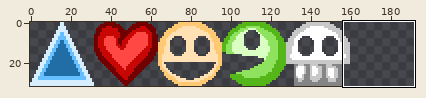
Sprite sheet -- assets/bitmaps/map_icons.png. The first picture is a wide view before the edit; the outline marks the close-up.
Close-up. Before the edit:
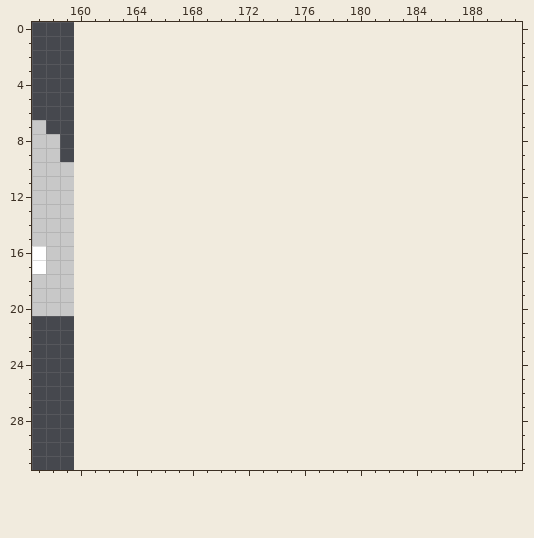
The file is 160x32 pixels. Colours within 5 levels of each other are drawn and written as one. Shown: x 157..191, y 0..31. The old version is drawn lined up with the new one, on the new canvas.
Now the later version:
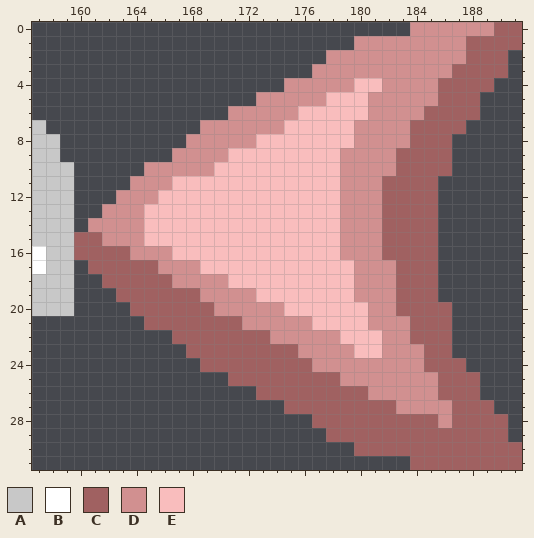
Palette (. is transparent): A #c8c8c8  B #ffffff  C #a06161  D #d19090  E #f9bdbd
Edits made:
canvas 160x32 -> 192x32
@@ x 157..191 @@
- 0 ...................................
- 1 ...................................
- 2 ...................................
- 3 ...................................
- 4 ...................................
- 5 ...................................
- 6 ...................................
- 7 A..................................
- 8 AA.................................
- 9 AA.................................
-10 AAA................................
-11 AAA................................
-12 AAA................................
-13 AAA................................
-14 AAA................................
-15 AAA................................
-16 BAA................................
-17 BAA................................
-18 AAA................................
-19 AAA................................
-20 AAA................................
-21 ...................................
-22 ...................................
-23 ...................................
-24 ...................................
-25 ...................................
-26 ...................................
-27 ...................................
-28 ...................................
-29 ...................................
-30 ...................................
-31 ...................................
+ 0 ...........................DDDDDDCC
+ 1 .......................DDDDDDDDCCCC
+ 2 .....................DDDDDDDDDDCCC.
+ 3 ....................DDDDDDDDDDCCCC.
+ 4 ..................DDDDDEEDDDDCCCC..
+ 5 ................DDDDDEEEDDDDDCCC...
+ 6 ..............DDDDDEEEEEDDDDCCCC...
+ 7 A...........DDDDDDEEEEEDDDDCCCC....
+ 8 AA.........DDDDDEEEEEEEDDDDCCC.....
+ 9 AA........DDDDEEEEEEEEDDDDCCCC.....
+10 AAA.....DDDDDEEEEEEEEEDDDDCCCC.....
+11 AAA....DDDEEEEEEEEEEEEDDDCCCC......
+12 AAA...DDDEEEEEEEEEEEEEDDDCCCC......
+13 AAA..DDDEEEEEEEEEEEEEEDDDCCCC......
+14 AAA.DDDDEEEEEEEEEEEEEEDDDCCCC......
+15 AAACCDDDEEEEEEEEEEEEEEDDDCCCC......
+16 BAACCCCDDDEEEEEEEEEEEEDDDCCCC......
+17 BAA.CCCCCDDDEEEEEEEEEEEDDDCCC......
+18 AAA..CCCCCDDDDEEEEEEEEEDDDCCC......
+19 AAA...CCCCCCDDDDEEEEEEEDDDCCC......
+20 AAA....CCCCCCDDDDDEEEEEEDDCCCC.....
+21 ........CCCCCCCDDDDDEEEEDDDCCC.....
+22 ..........CCCCCCCDDDDDEEEDDCCC.....
+23 ...........CCCCCCCCDDDDEEDDDCC.....
+24 ............CCCCCCCCDDDDDDDDCCC....
+25 ..............CCCCCCCCDDDDDDDCCC...
+26 ................CCCCCCCCDDDDDCCC...
+27 ..................CCCCCCCCDDDDCCC..
+28 ....................CCCCCCCCCDCCCC.
+29 .....................CCCCCCCCCCCCC.
+30 .......................CCCCCCCCCCCC
+31 ...........................CCCCCCCC
Changed places in both close-ups, as pixel boxes (x1, y1, x2, y2):
added: (74, 22, 522, 470)
